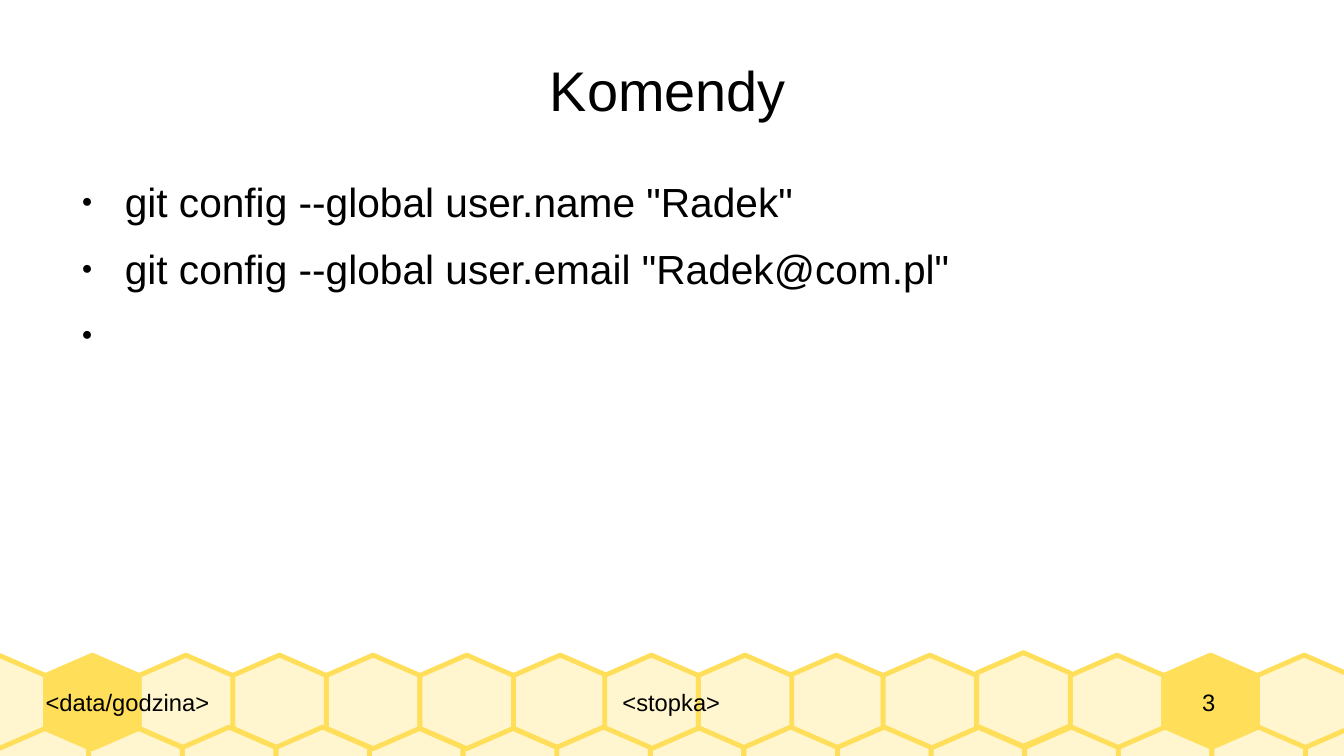
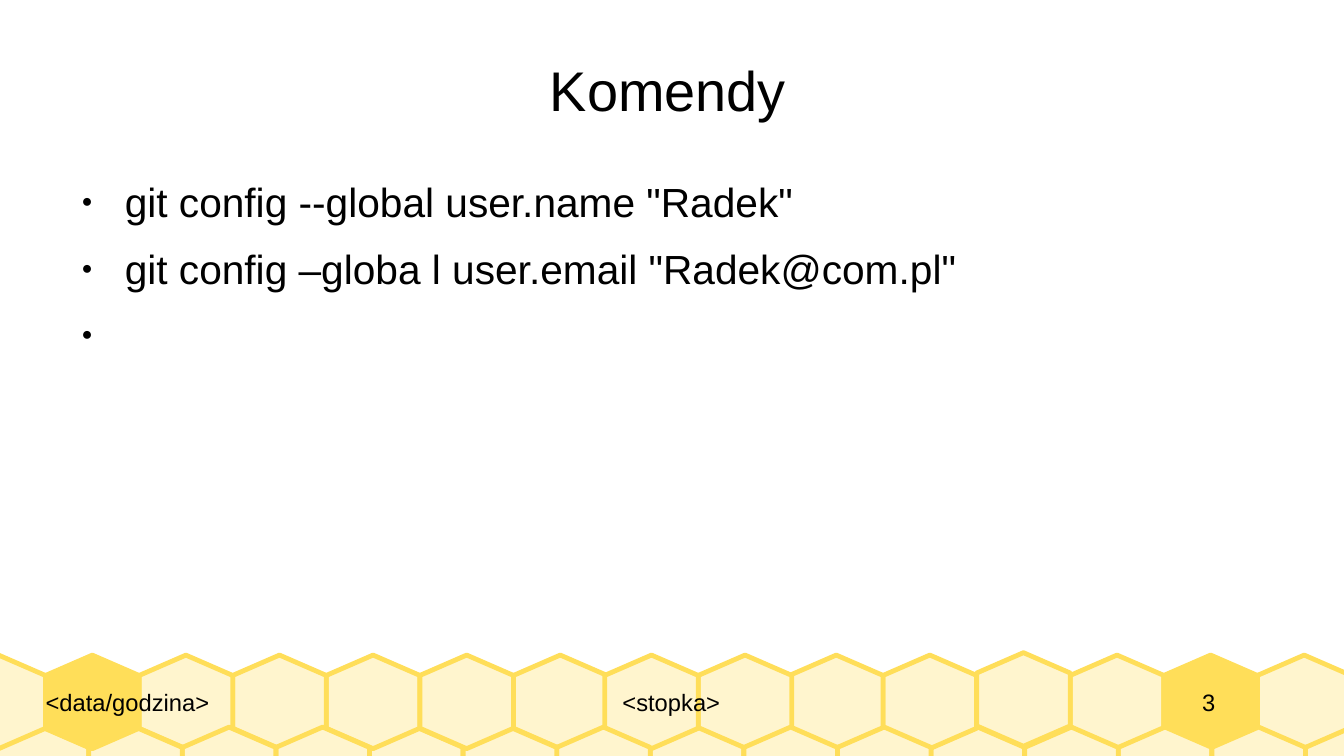
Before and after one commit to rajkonkret/szk-pnp-23-10, a slide deck: slide 3 of pycharm-github.pptx. Drawn at 1344x756 pixels with LibreOffice and Linux fonts; fonts in the diff are those of the drawing. Boxes give left, top, right and bottom in pixels: in the first picture for what was removed or moved away, otherwise in the second. Text is boxed around its words. In the diff, an @@ line names an element or a change of style, - is before the commit and + after.

Commit message:
4 - update pptx

```diff
--- a/pycharm-github.pptx
+++ b/pycharm-github.pptx
@@ text at <box>125,254,956,291</box>: text changed @@
-● git config --global user.email "Radek@com.pl"
+● git config –globa l user.email "Radek@com.pl"
```
Also in this commit, not shown: 1 other slide changed.
